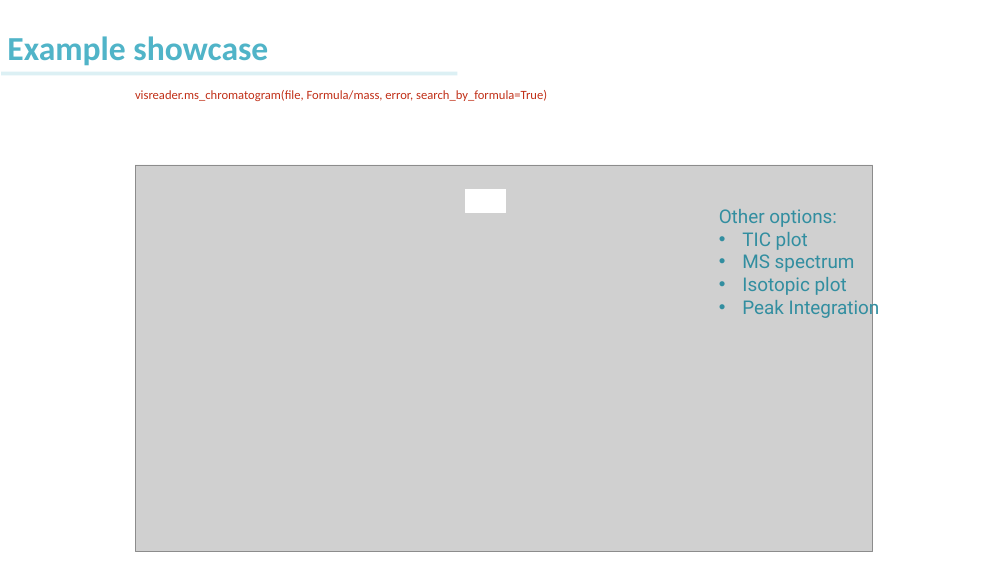
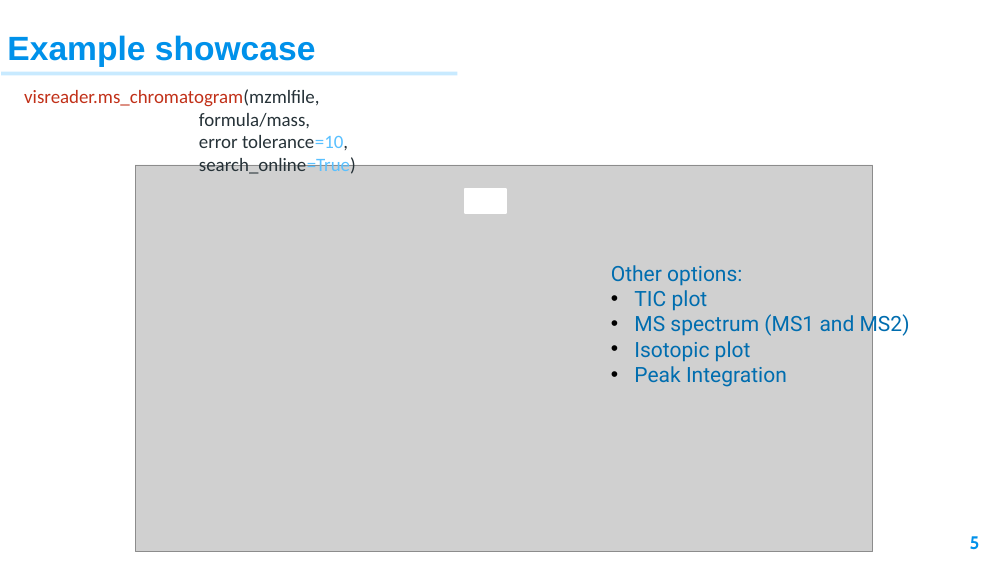
Before and after one commit to XiminHu/mass-suite, a slide deck: slide 5 of doc/20210326 ACS presentation.pptx. Drawn at 1008x567 pixels with LibreOffice and Linux fonts; fonts in the diff are those of the drawing; grey boxes stand for pictures; background and template pictures are left out. Boxes give left, top, right and bottom in pixels: in the first picture for what was removed or moved away, otherwise in the second. Text is boxed around its words. In the diff, an @@ line names an element or a change of style, - is before the commit and + after.

```diff
--- a/doc/20210326 ACS presentation.pptx
+++ b/doc/20210326 ACS presentation.pptx
@@ text "Example showcase" at <box>7,35,316,67</box>: font Calibri to Arial, text colour #50B4C8 to #0091EA @@
@@ rectangle at <box>1,72,457,76</box>: fill #DCF0F4 to #C8EAFF @@
@@ text at <box>24,89,356,174</box>: text changed; size 12 to 18 pt; text colour #C13018 to #263238 @@
-visreader.ms_chromatogram(file, Formula/mass, error, search_by_formula=True)
+visreader.ms_chromatogram(mzmlfile,
+formula/mass,
+error tolerance=10,
+search_online=True)
@@ text "Other options:": place and size @@
-text "Other options:" at <box>719,209,880,319</box>
+text "Other options:" at <box>611,265,910,387</box>
@@ text at <box>611,265,787,387</box>: size 18 to 20 pt, text colour #328EA0 to #006DB0 in "Other options:", "TIC plot", "Isotopic plot", "Peak Integration" @@
@@ text at <box>634,312,910,338</box>: text changed; size 18 to 20 pt; text colour #328EA0 to #006DB0 @@
-• MS spectrum
+• MS spectrum (MS1 and MS2)
@@ page number added at <box>970,536,980,550</box>, 17.3 pt, text #0091EA, bold @@
+5
```
Also in this commit, not shown: 18 other slides changed, 3 slides added, 3 slides removed, 13 other files.
